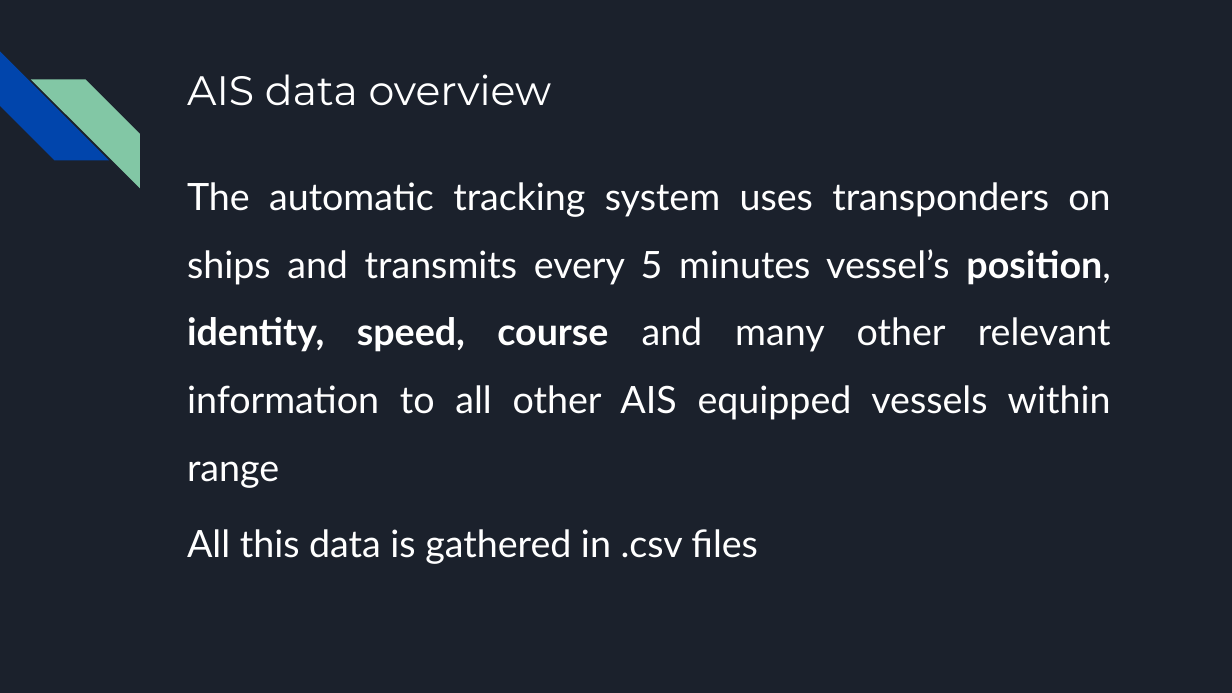
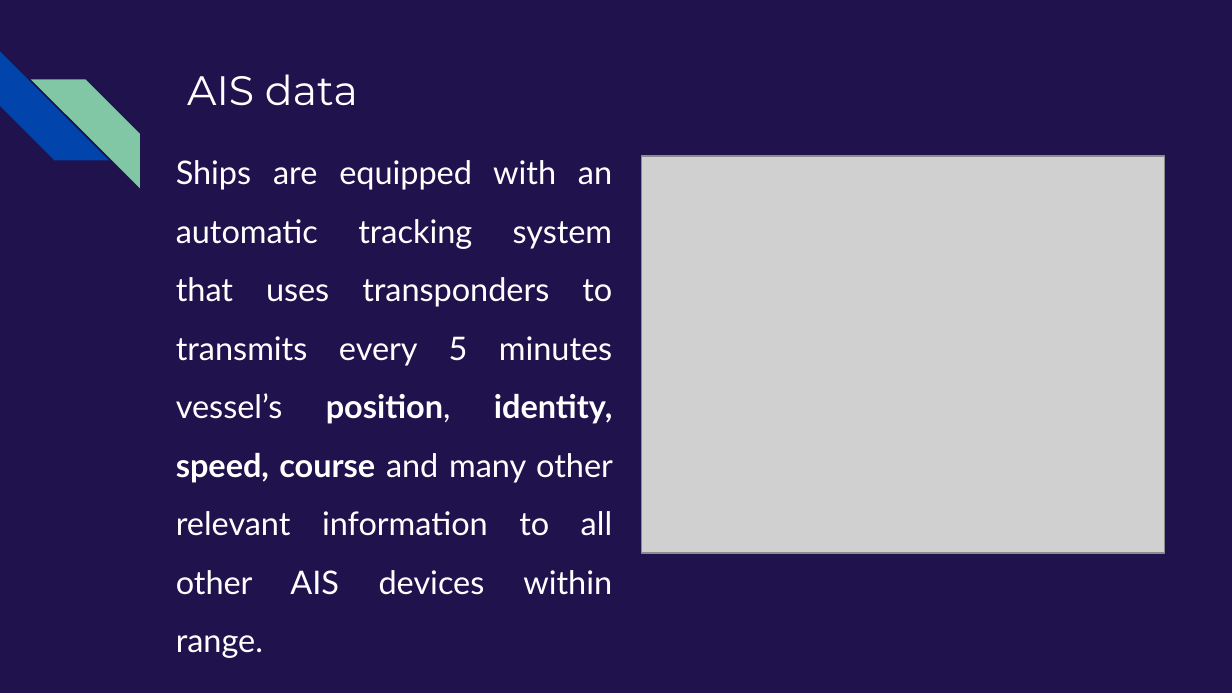
Before and after one commit to L-Medici/MTS_ResNet, a slide deck: slide 4 of Classification_of_Fishing_Activities_using_ResNet_Neural_Network_from_AIS_Data.pptx. Drawn at 1232x693 pixels with LibreOffice and Linux fonts; fonts in the diff are those of the drawing; grey boxes stand for pictures. Boxes give left, top, right and bottom in pixels: in the first picture for what was removed or moved away, otherwise in the second. Text is boxed around its words. In the diff, an @@ line names an element or a change of style, - is before the commit and + after.

```diff
--- a/Classification_of_Fishing_Activities_using_ResNet_Neural_Network_from_AIS_Data.pptx
+++ b/Classification_of_Fishing_Activities_using_ResNet_Neural_Network_from_AIS_Data.pptx
@@ background #1B212C to #20124D @@
@@ title at bbox=[187, 74, 358, 106]: text changed @@
-AIS data overview
+AIS data
@@ text at bbox=[176, 160, 613, 595]: text changed; size 22 to 19 pt @@
-The automatic tracking system uses transponders on ships and transmits every 5 minutes vessel’s position, identity, speed, course and many other relevant information to all other AIS equipped vessels within range
-All this data is gathered in .csv files
+Ships are equipped with an automatic tracking system that uses transponders to transmits every 5 minutes vessel’s position, identity, speed, course and many other relevant information to all other AIS devices within range.
@@ picture added at bbox=[642, 156, 1164, 553] @@
```
Also in this commit, not shown: 7 other slides changed, 3 slides added, 2 slides removed.
